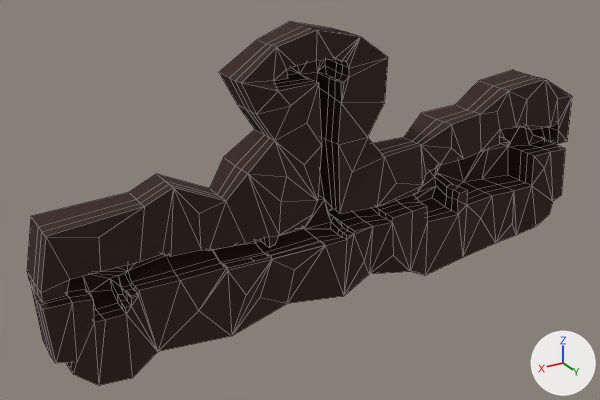
Before and after pictures for a commit that changed the Blender file Assets/Resources/Models/Cave/Elven Mines/Elven Mines Entrance.blend.
Before and after are seen from a 50 mm camera at (8.93, 15.44, 4.86) aimed at (-0.5, -0.27, -3.0). The lights are fixed; the arrows at lower right show +X, +Y and +Z. The picture after the commit comes second. Mesh edges are drawn as thin lines.

The first picture shows 'GROUND'.
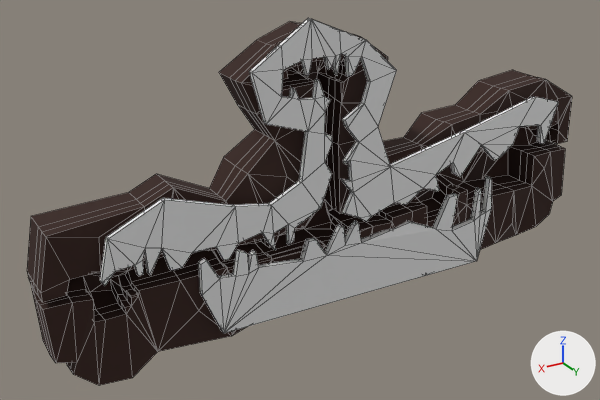
Where the newer file only moved an object's origin or applied its transform, the numbers keep the older frame.

Location of each change, (x1, y1, x2, y2) in pixels of the pictures (600 x 400 px):
'Plane.001', added: after (100, 18, 559, 285)
'Plane', added: after (198, 176, 492, 333)

The edits, one by one:
Mesh me_plane_001 is new.
It has 220 vertices, 290 faces and spans x -7.82..4.77, y 0.65..0.77, z -3.57..1.52.
Mesh me_plane is new.
It has 72 vertices, 84 faces and spans x -4.23..4.23, y -0.12..0.12, z -1.2..1.2.
Object 'Plane.001' (ob_plane_001) is new; it shows me_plane_001.
Its location is (0.0, 0.0, 0.0).
Object 'Plane' (ob_plane) is new; it shows me_plane.
Its location is (-1.69, 0.48, -4.4).
